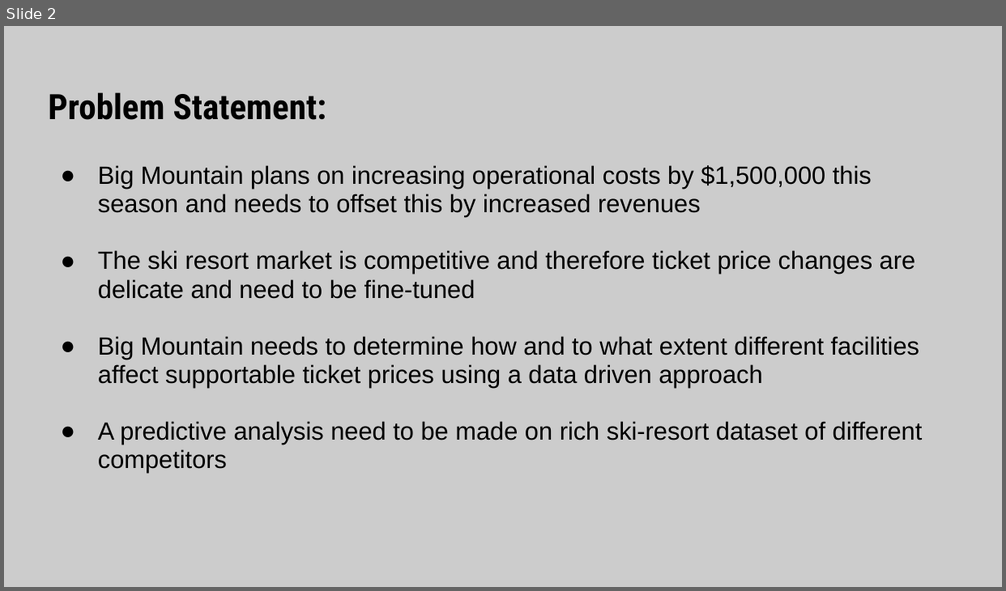
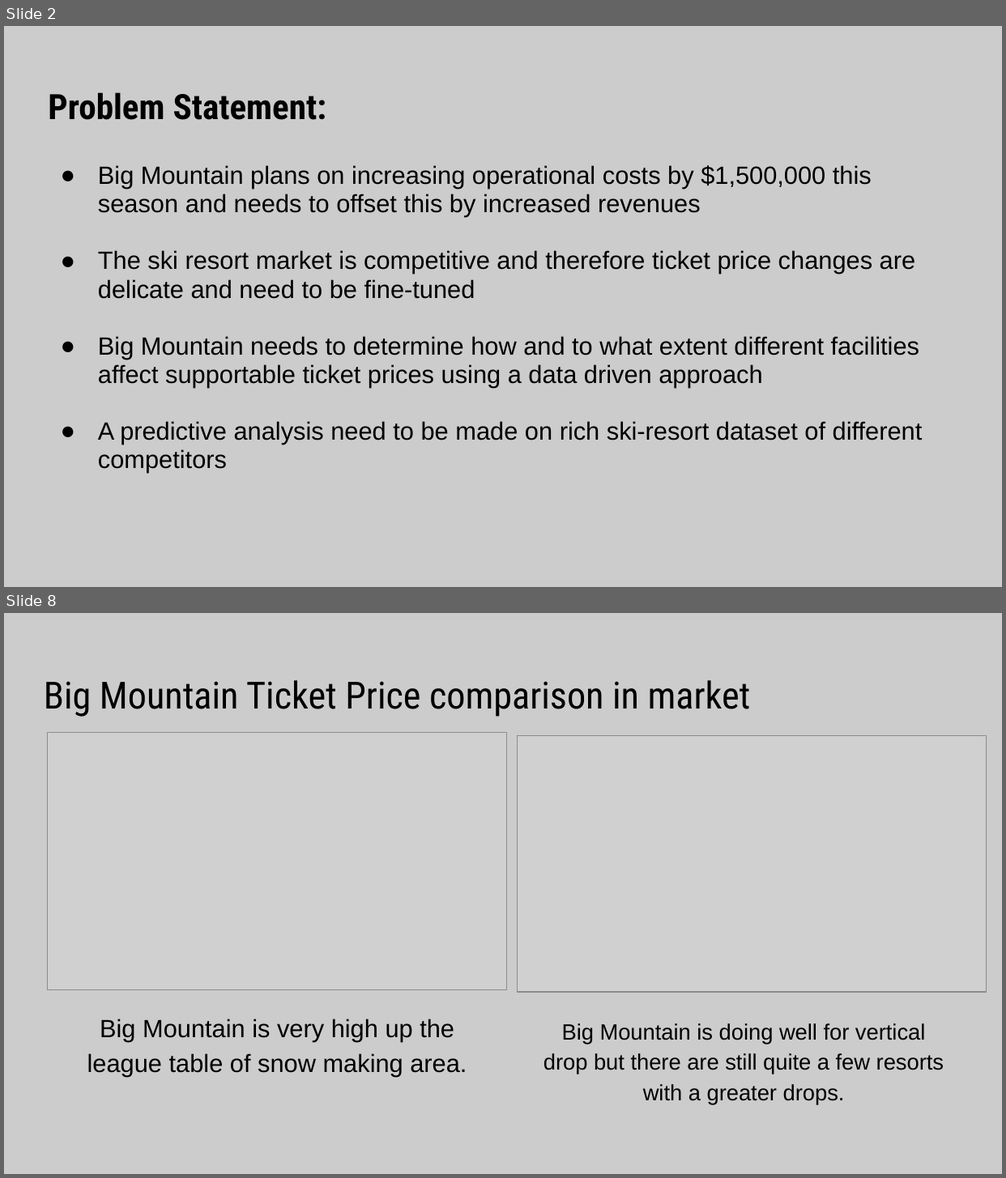
Before and after one commit to shaisid01/Data-Science, a slide deck: CapstoneProjects/Big Mountain Ski Resort/Docs/Project Slides.pptx. Shown one above the other, each under a label of ours: slide 2 before the commit, slides 2 and 8 after it; the slides between them are not shown. The pictures are 1006x591 and 1006x1178 pixels, drawn with LibreOffice and Linux fonts; fonts in the diff are those of the drawing; grey boxes stand for pictures. Boxes give left, top, right and bottom in pixels: in the first picture for what was removed or moved away, otherwise in the second. Text is boxed around its words. In the diff, an @@ line names an element or a change of style, - is before the commit and + after.

```diff
--- a/CapstoneProjects/Big Mountain Ski Resort/Docs/Project Slides.pptx
+++ b/CapstoneProjects/Big Mountain Ski Resort/Docs/Project Slides.pptx
@@ slide 8 added at (4,613,1002,1174), background #CCCCCC @@
@@ title added at (44,680,751,717), 27 pt, text #000000 @@
+Big Mountain Ticket Price comparison in market
@@ picture added at (47,733,507,990) @@
@@ picture added at (517,736,986,992) @@
@@ text added at (87,1019,467,1076), 18 pt, text #000000 @@
+Big Mountain is very high up the league table of snow making area.
@@ text added at (543,1024,944,1105), 16 pt, text #000000 @@
+Big Mountain is doing well for vertical drop but there are still quite a few resorts with a greater drops.
```
Also in this commit, not shown: 6 slides changed, 2 other slides added, 1 other file.
